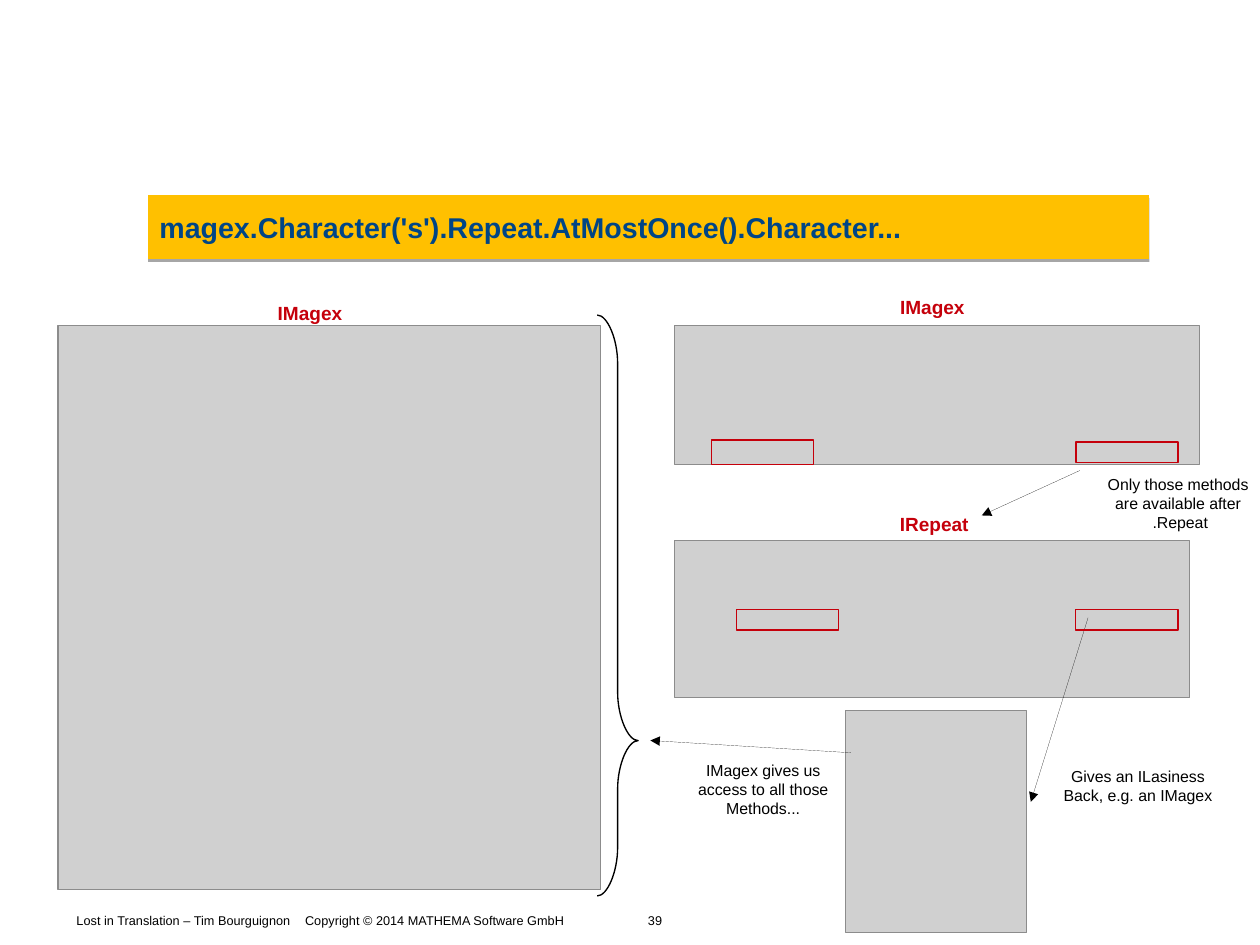
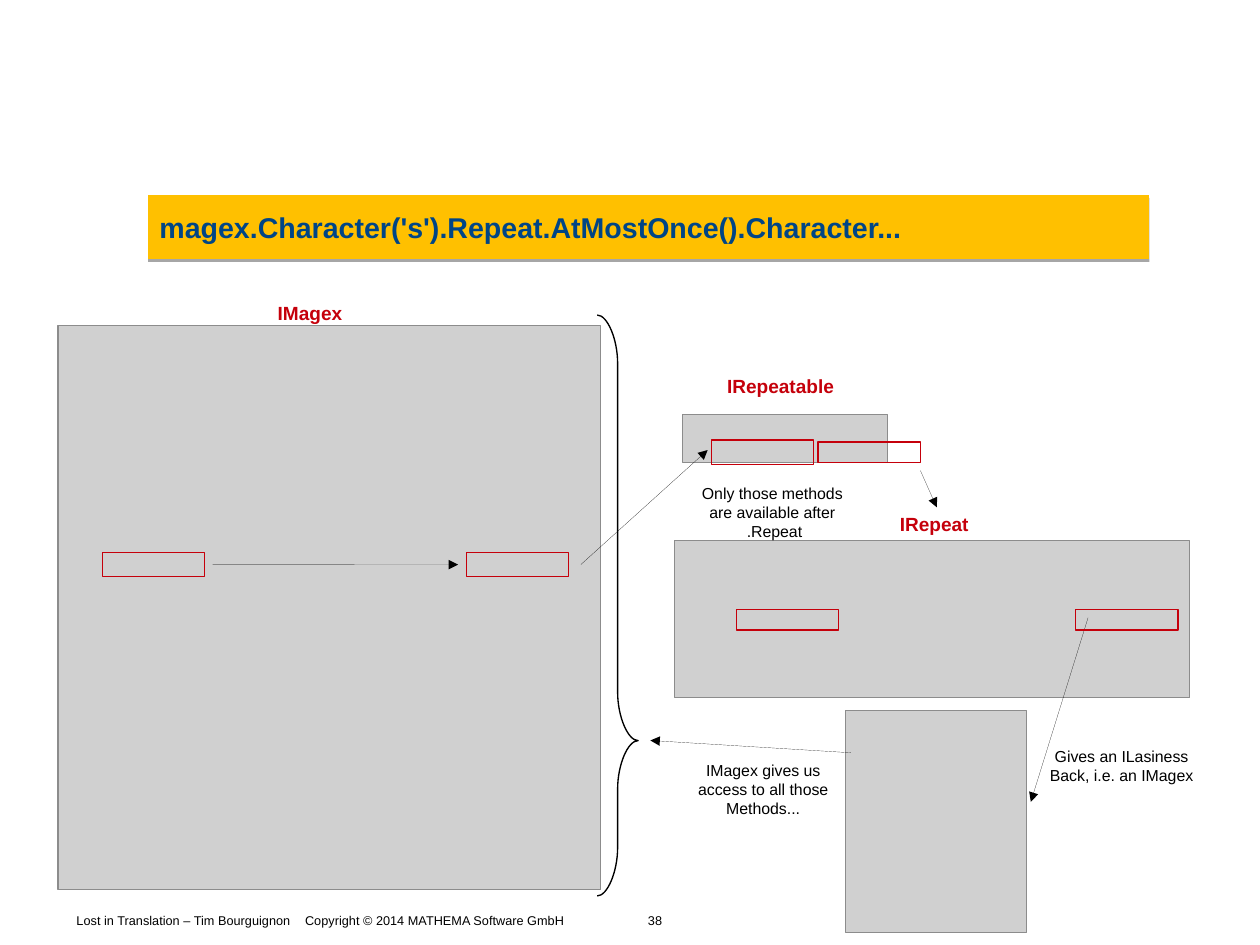
Before and after one commit to Timothep/Talk.LostInTranslation, a slide deck: slide 38 of LostInTranslation.odp (slide 39 before the commit). Drawn at 1260x945 pixels with LibreOffice and Linux fonts; fonts in the diff are those of the drawing; grey boxes stand for pictures; background and template pictures are left out. Boxes give left, top, right and bottom in pixels: in the first picture for what was removed or moved away, otherwise in the second. Text is boxed around its words. In the diff, an @@ line names an element or a change of style, - is before the commit and + after.

```diff
--- a/LostInTranslation.odp
+++ b/LostInTranslation.odp
@@ text removed at box(900, 301, 964, 318) @@
-IMagex
@@ text added at box(727, 379, 834, 397), 12 pt, text #C5000B, bold @@
+IRepeatable
@@ picture: place and size @@
-picture at box(675, 326, 1199, 465)
+picture at box(684, 415, 888, 463)
@@ rectangle: place and size @@
-rectangle at box(1076, 442, 1178, 463)
+rectangle at box(819, 442, 920, 463)
@@ arrow added from (581, 565) to (708, 450), #000000 0 pt @@
@@ arrow moved from (1080, 471) - (982, 516) to (920, 471) - (938, 508) @@
@@ text "Only those methods": place and size @@
-text "Only those methods" at box(1108, 478, 1249, 532)
+text "Only those methods" at box(702, 487, 843, 541)
@@ rectangle added at box(102, 552, 204, 576), outline #C5000B 0.85 pt @@
@@ arrow added from (213, 565) to (458, 565), #000000 0 pt @@
@@ rectangle added at box(466, 552, 568, 576), outline #C5000B 0.85 pt @@
@@ text "Gives an ILasiness": place and size @@
-text "Gives an ILasiness" at box(1064, 770, 1212, 805)
+text "Gives an ILasiness" at box(1050, 750, 1193, 785)
@@ text at box(1050, 769, 1193, 785): text changed @@
-Back, e.g. an IMagex
+Back, i.e. an IMagex
```
Also in this commit, not shown: 9 other slides changed, 1 slide removed, 4 other files.
